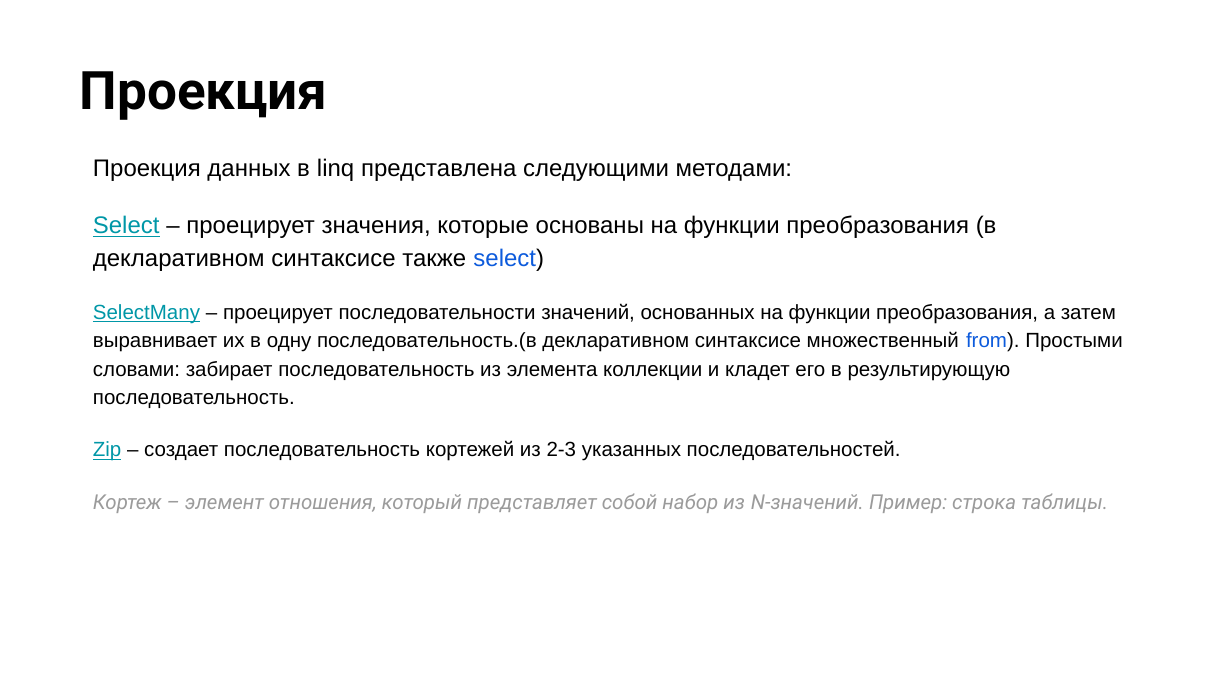
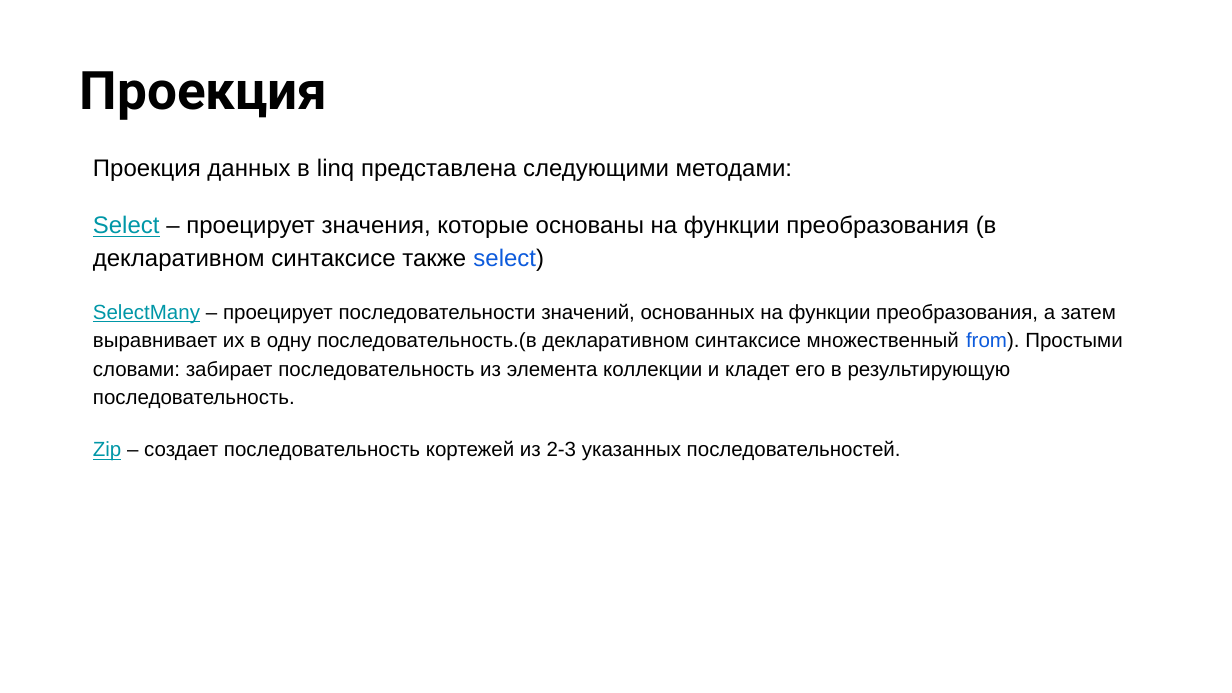
Before and after one commit to NilovPavel/LessonsLinq, a slide deck: slide 14 of LinqOperators.pptx (slide 19 before the commit). Drawn at 1232x693 pixels with LibreOffice and Linux fonts; fonts in the diff are those of the drawing; background and template pictures are left out. Boxes give left, top, right and bottom in pixels: in the first picture for what was removed or moved away, otherwise in the second. Text is boxed around its words. In the diff, an @@ line names an element or a change of style, - is before the commit and + after.

```diff
--- a/LinqOperators.pptx
+++ b/LinqOperators.pptx
@@ text at box(93, 493, 1108, 513): paragraph removed @@
-Кортеж – элемент отношения, который представляет собой набор из N-значений. Пример: строка таблицы.
```
Also in this commit, not shown: 5 other slides changed, 1 slide added, 24 slides removed, 2 other files.
